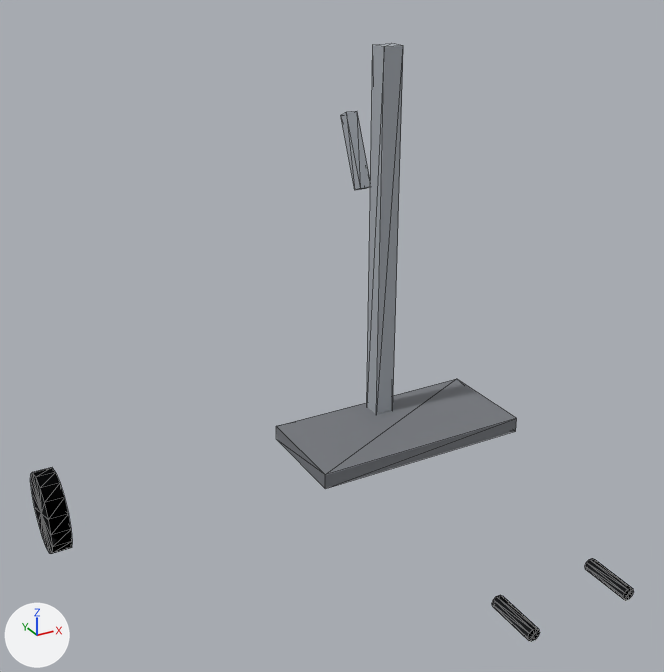
What one commit did to the glTF model assets/models/skierg.glb.
The view is the same before and after, from a camera (50 mm lens) standing at (-1.84, -2.78, 1.9) and looking at (-0.49, -0.34, 0.68). The lights are fixed; the arrows at lower left show +X, +Y and +Z. The picture after the commit comes second. Mesh edges are drawn as thin lines. Vertices at exactly the same position are counted once.
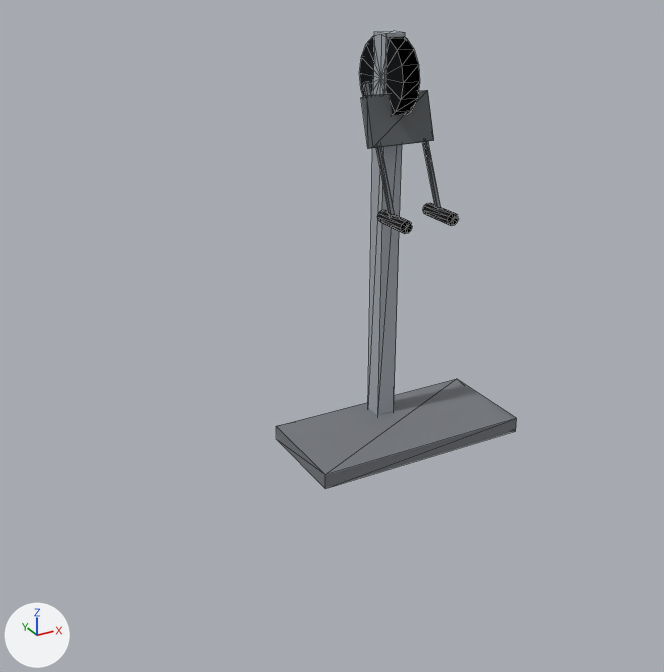
Where the change shows, as pixel boxes [x1, y1, x2, y2] in the pictures (664 x 672 px; the box of a moved part takes in the faces that stretch with it):
'Mesh_0', reshaped (60% narrower, 23% shorter): before [30, 43, 634, 641]; after [276, 31, 517, 489]
part 1 of me_mesh_0, added: after [368, 31, 405, 415]
part 2 of me_mesh_0, moved or reshaped: before [30, 468, 72, 554]; after [359, 36, 420, 115]
part 3 of me_mesh_0, moved or reshaped: before [367, 43, 403, 414]; after [363, 82, 395, 215]
part 4 of me_mesh_0, moved or reshaped: before [492, 595, 540, 641]; after [377, 210, 412, 234]
part 5 of me_mesh_0, added: after [422, 141, 441, 208]
part 6 of me_mesh_0, moved or reshaped: before [585, 558, 634, 600]; after [423, 203, 459, 226]
part 7 of me_mesh_0, moved or reshaped: before [341, 111, 370, 190]; after [361, 90, 434, 149]

What changed in the scene script:
```text
Change mat_m5:
    mat_m5.base_color: (0.42, 0.45, 0.49) -> (0.2, 0.21, 0.23)  # grey #adb3ba -> grey #7c7e84
Add mat_m7:
    mat_m7 = principled_material('m7')
    mat_m7.base_color = (0.13, 0.14, 0.15)  # dark grey #65696c
    mat_m7.metallic = 0.2
    mat_m7.roughness = 0.8
Add mat_m6:
    mat_m6 = principled_material('m6')
    mat_m6.base_color = (0.2, 0.21, 0.23)  # grey #7c7e84
    mat_m6.metallic = 0.2
    mat_m6.roughness = 0.8
Change me_mesh_0:
    used by ob_mesh_0; location = (0.0, 0.0, 0.0)
    remove me_mesh_0.from_pydata(...)  # 102 vertices, 180 faces; spans x -1.41..0.45, y -1.11..0.44, z -0.15..1.53
    add me_mesh_0.from_pydata(...)  # 118 vertices, 204 faces; spans x -0.45..0.45, y -0.21..0.28, z 0.0..1.58
    me_mesh_0 part 1: a new loose piece, a box spanning x -0.04..0.04, y 0.09..0.17, z 0.025..1.575, in mat_m1 (grey #adb3ba)
    me_mesh_0 part 2: the loose piece of 34 vertices spanning x -1.41..-1.35, y -0.01..0.29, z -0.15..0.15 is moved by (1.38, -0.01, 1.42)
    me_mesh_0 part 3: the loose piece of 8 vertices spanning x -0.04..0.04, y 0.1..0.18, z 0.03..1.53 is turned -24.1 degrees about the x axis through its middle and scaled by 0.333, then moved by (-0.1, -0.12, 0.4), in mat_m3 (grey #7c7e84)
    me_mesh_0 part 4: the loose piece of 22 vertices spanning x -0.22..-0.18, y -1.11..-0.93, z -0.12..-0.08 is moved by (0.1, 0.93, 1.05), in mat_m4 (grey #7c7e84)
    me_mesh_0 part 5: the loose piece of 8 vertices spanning x -0.04..0.04, y 0.1..0.18, z 0.03..1.53 is copied, and the copy is turned -24.1 degrees about the x axis through its middle and scaled by 0.333, then moved by (0.1, -0.12, 0.4), in mat_m5 (grey #7c7e84); it spans x 0.09..0.11, y -0.09..0.13, z 0.95..1.41
    me_mesh_0 part 6: the loose piece of 22 vertices spanning x 0.18..0.22, y -1.11..-0.93, z -0.12..-0.08 is moved by (-0.1, 0.93, 1.05), in mat_m6 (grey #7c7e84)
    me_mesh_0 part 7: the loose piece of 8 vertices spanning x -0.03..0.03, y 0.28..0.44, z 0.96..1.26 is scaled about its middle by (5.2, 0.506, 0.622), then moved by (0.0, -0.3, 0.17), in mat_m7 (dark grey #65696c)
    add me_mesh_0.materials.append(mat_m6)  # grey #7c7e84
    add me_mesh_0.materials.append(mat_m7)  # dark grey #65696c
```
